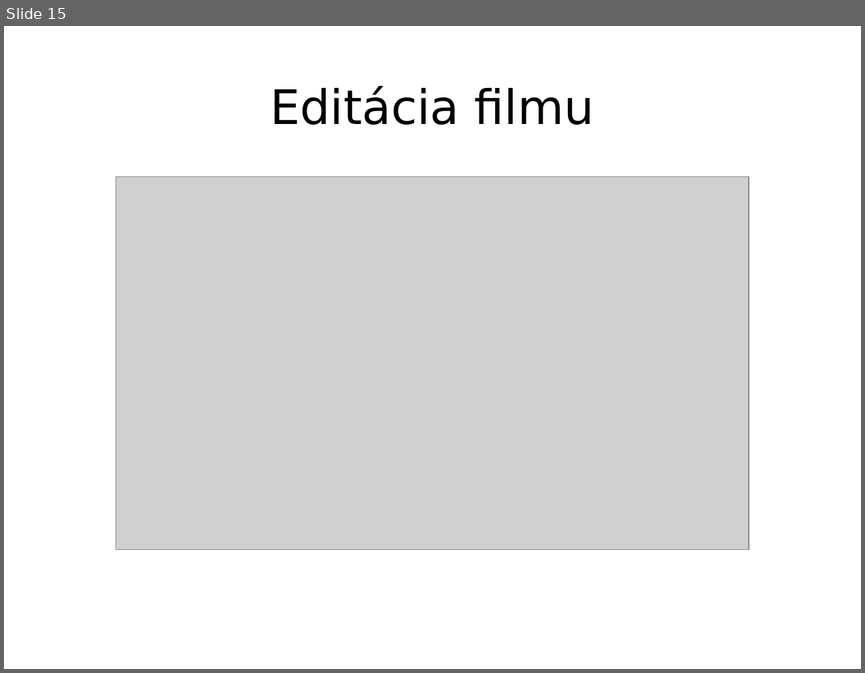
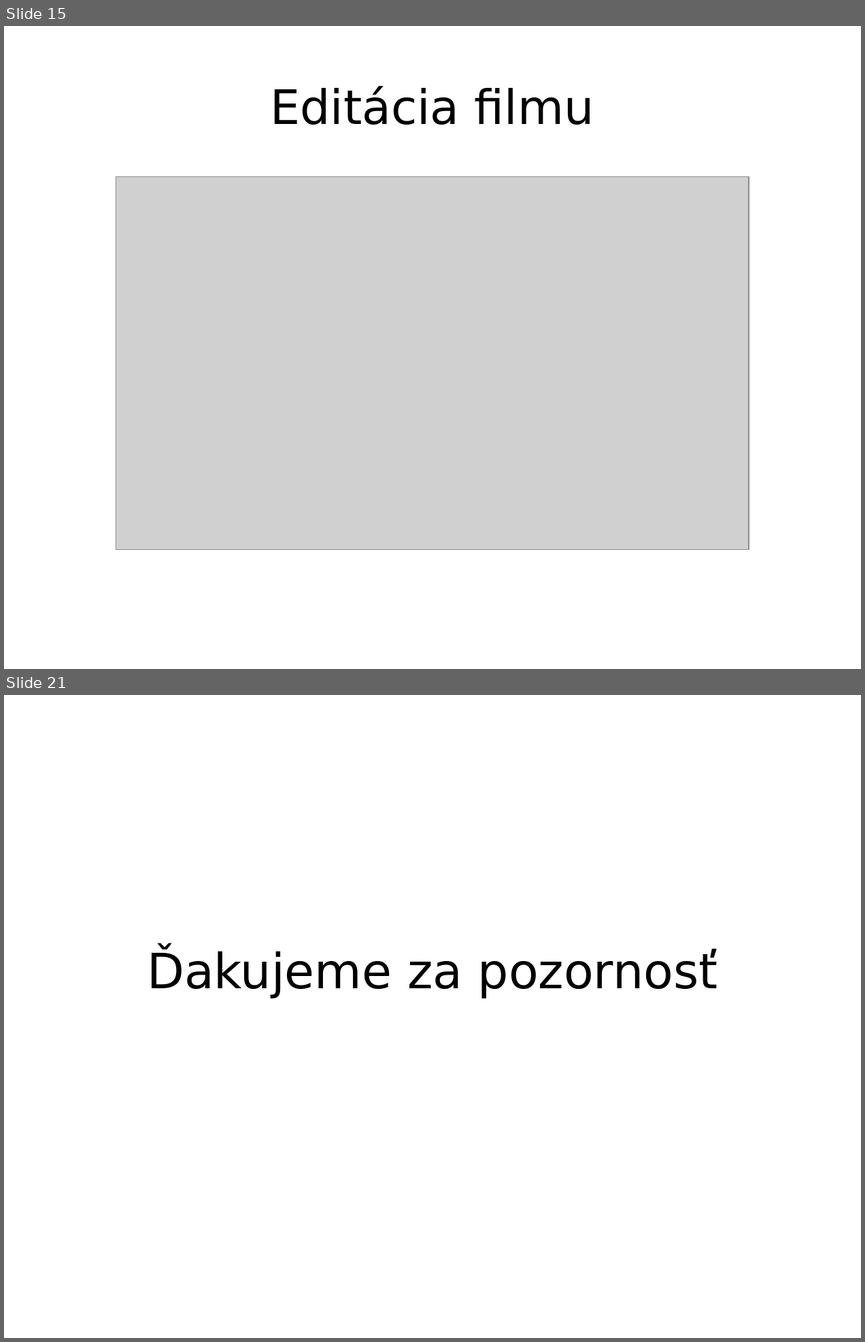
Before and after one commit to pestanko/PB138---Kartoteka, a slide deck: doc/presentation/Prezentacia.odp. Shown one above the other, each under a label of ours: slide 15 before the commit, slides 15 and 21 after it; the slides between them are not shown. The pictures are 865x673 and 865x1342 pixels, drawn with LibreOffice and Linux fonts; fonts in the diff are those of the drawing; grey boxes stand for pictures. Boxes give left, top, right and bottom in pixels: in the first picture for what was removed or moved away, otherwise in the second. Text is boxed around its words. In the diff, an @@ line names an element or a change of style, - is before the commit and + after.

```diff
--- a/doc/presentation/Prezentacia.odp
+++ b/doc/presentation/Prezentacia.odp
@@ slide 21 added at [4, 695, 861, 1338], background #FFFFFF @@
@@ subtitle added at [147, 949, 717, 998], 45 pt, text #000000 @@
+Ďakujeme za pozornosť
```
Also in this commit, not shown: 5 other slides added, 1 slide removed.
